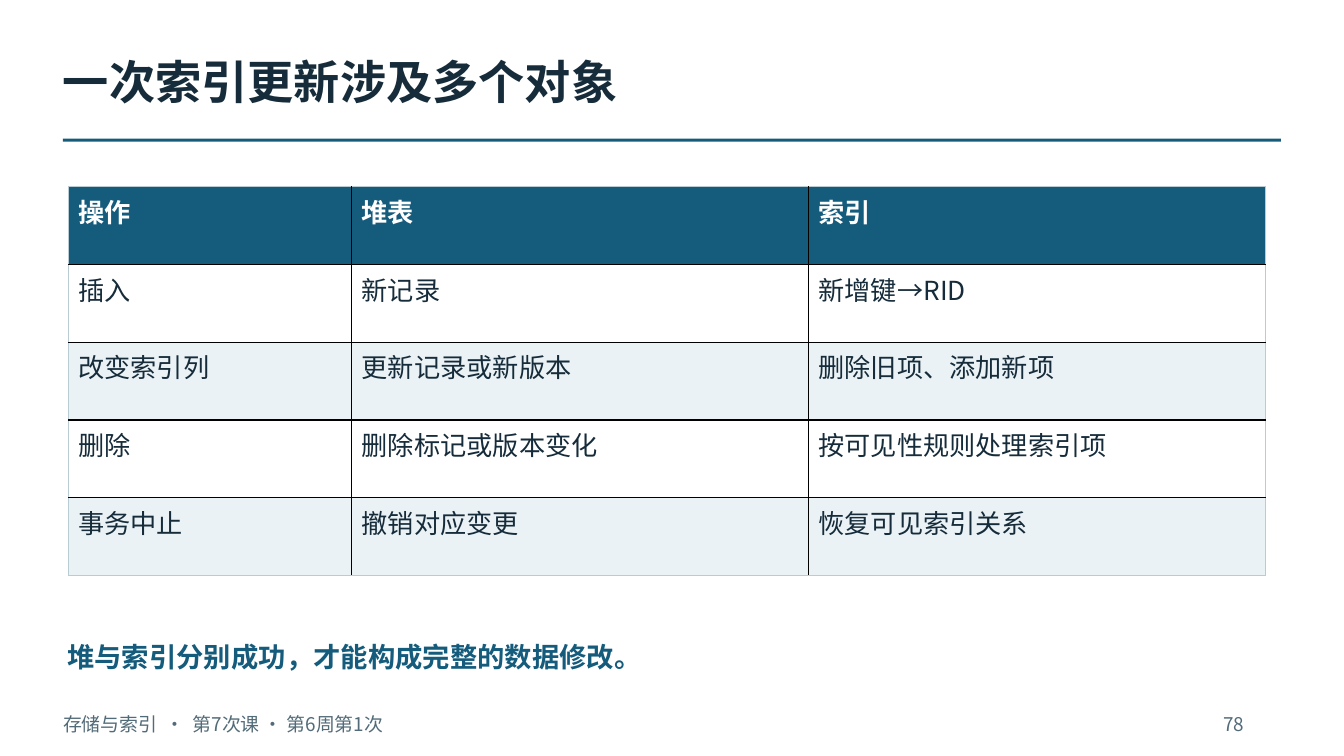
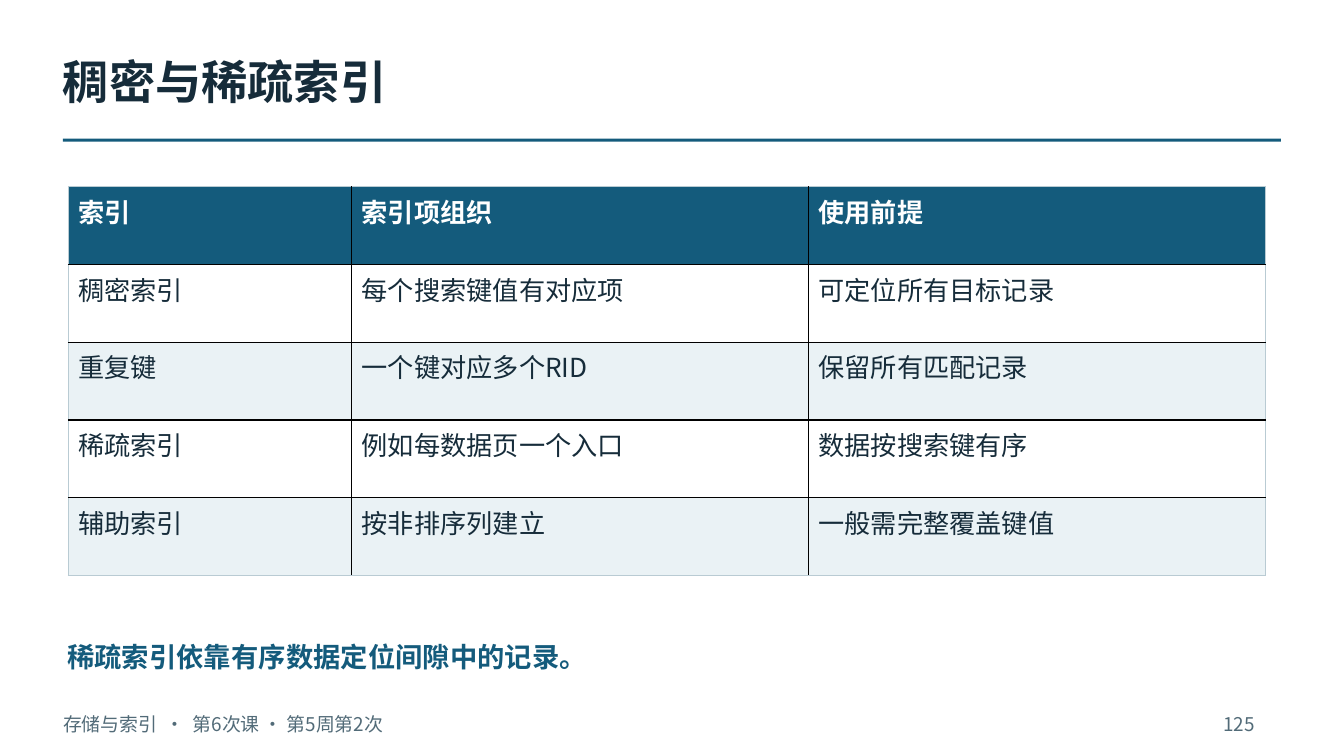
Before and after one commit to intellistream/database-kernel-course-student, a slide deck: slide 125 of 01_课件（第6版）/02_存储与索引.pptx (slide 78 before the commit). Drawn at 1344x756 pixels with LibreOffice and Linux fonts; fonts in the diff are those of the drawing. Boxes give left, top, right and bottom in pixels: in the first picture for what was removed or moved away, otherwise in the second. Text is boxed around its words. In the diff, an @@ line names an element or a change of style, - is before the commit and + after.

```diff
--- a/01_课件（第6版）/02_存储与索引.pptx
+++ b/01_课件（第6版）/02_存储与索引.pptx
@@ text at [63,59,386,103]: text changed @@
-一次索引更新涉及多个对象
+稠密与稀疏索引
@@ table at [69,187,1265,575] @@
-row 1: 操作 | 堆表 | 索引
+row 1: 索引 | 索引项组织 | 使用前提
-row 2: 插入 | 新记录 | 新增键→RID
+row 2: 稠密索引 | 每个搜索键值有对应项 | 可定位所有目标记录
-row 3: 改变索引列 | 更新记录或新版本 | 删除旧项、添加新项
+row 3: 重复键 | 一个键对应多个RID | 保留所有匹配记录
-row 4: 删除 | 删除标记或版本变化 | 按可见性规则处理索引项
+row 4: 稀疏索引 | 例如每数据页一个入口 | 数据按搜索键有序
-row 5: 事务中止 | 撤销对应变更 | 恢复可见索引关系
+row 5: 辅助索引 | 按非排序列建立 | 一般需完整覆盖键值
@@ text at [67,643,587,670]: text changed @@
-堆与索引分别成功，才能构成完整的数据修改。
+稀疏索引依靠有序数据定位间隙中的记录。
@@ text at [63,715,383,733]: text changed @@
-存储与索引 · 第7次课 · 第6周第1次
+存储与索引 · 第6次课 · 第5周第2次
@@ text at [1223,717,1254,731]: text changed @@
-78
+125
```
Also in this commit, not shown: 49 other slides changed, 154 slides added, 35 slides removed, 9 other files.
